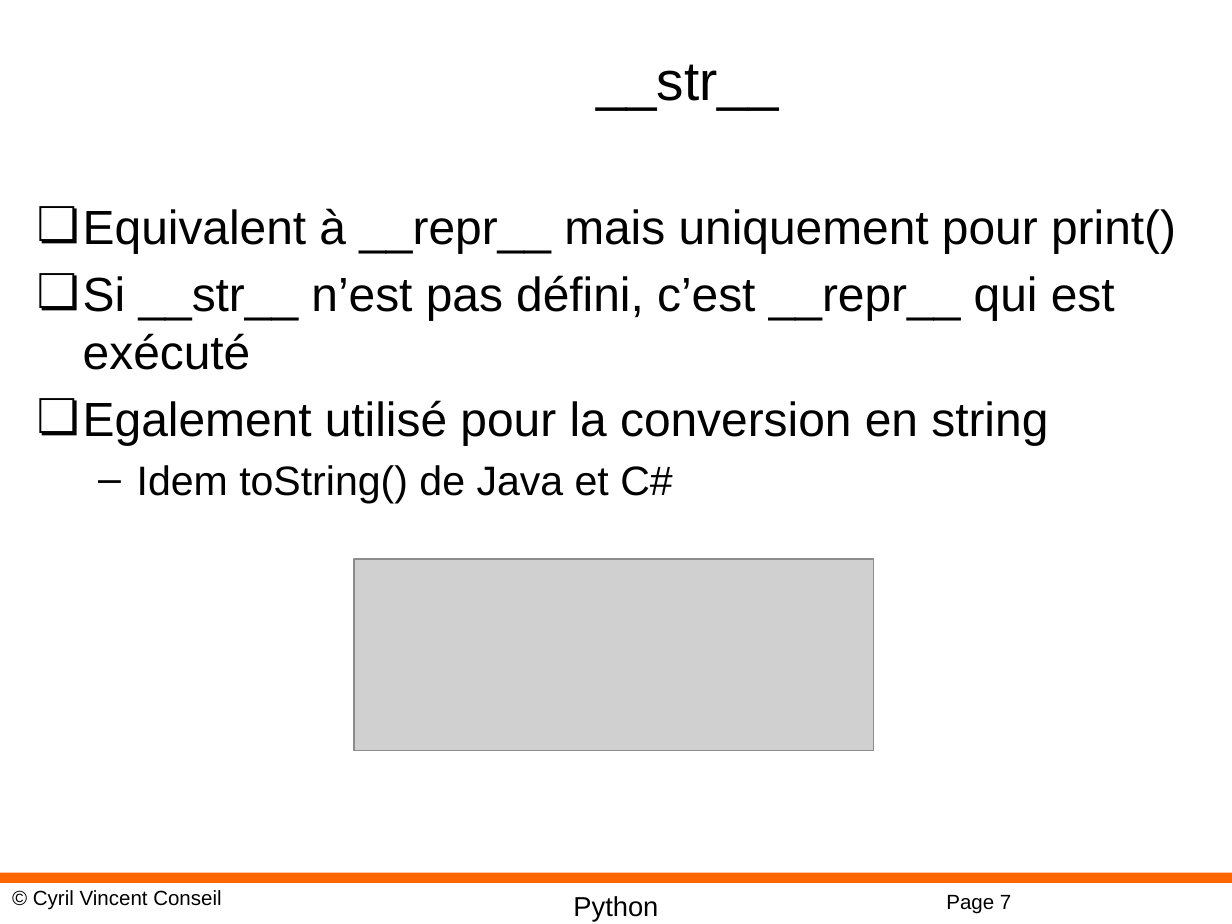
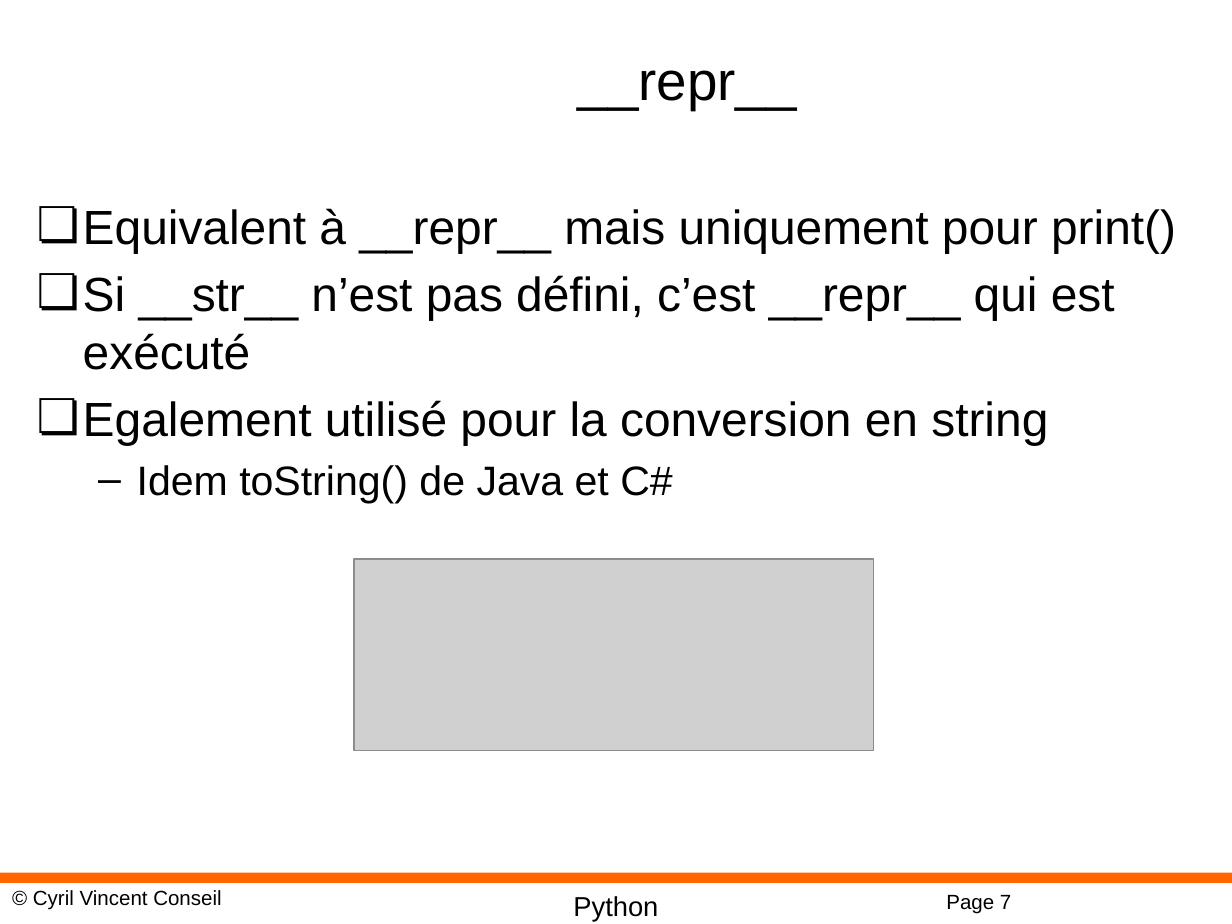
Before and after one commit to cyrilvincent/python, a slide deck: slide 7 of ppt/Python09-Inheritance.pptx. Drawn at 1232x924 pixels with LibreOffice and Linux fonts; fonts in the diff are those of the drawing; grey boxes stand for pictures; background and template pictures are left out. Boxes give left, top, right and bottom in pixels: in the first picture for what was removed or moved away, otherwise in the second. Text is boxed around its words. In the diff, an @@ line names an element or a change of style, - is before the commit and + after.

```diff
--- a/ppt/Python09-Inheritance.pptx
+++ b/ppt/Python09-Inheritance.pptx
@@ title at box(578, 70, 797, 110): text changed @@
-__str__
+__repr__
```
Also in this commit, not shown: 4 other files.
